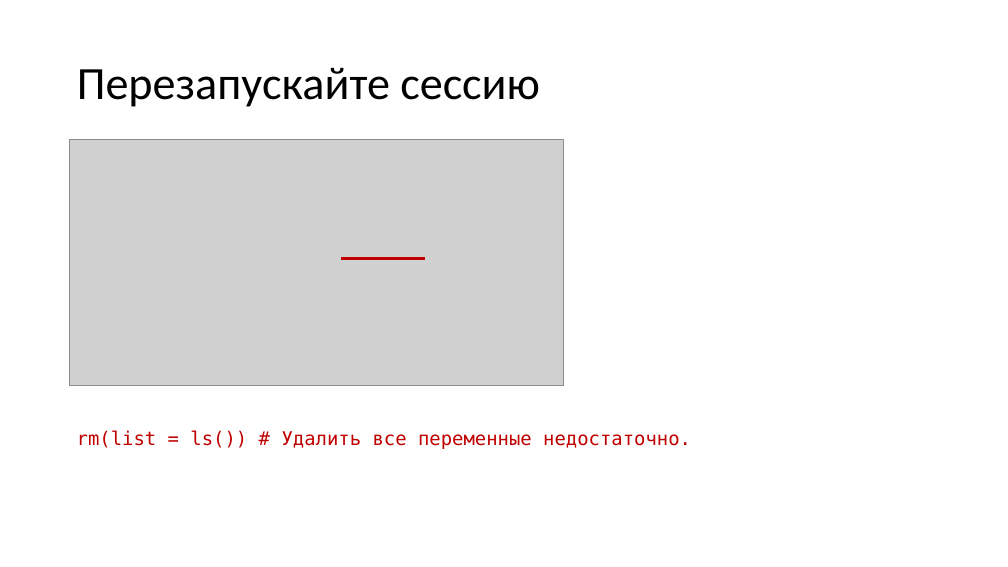
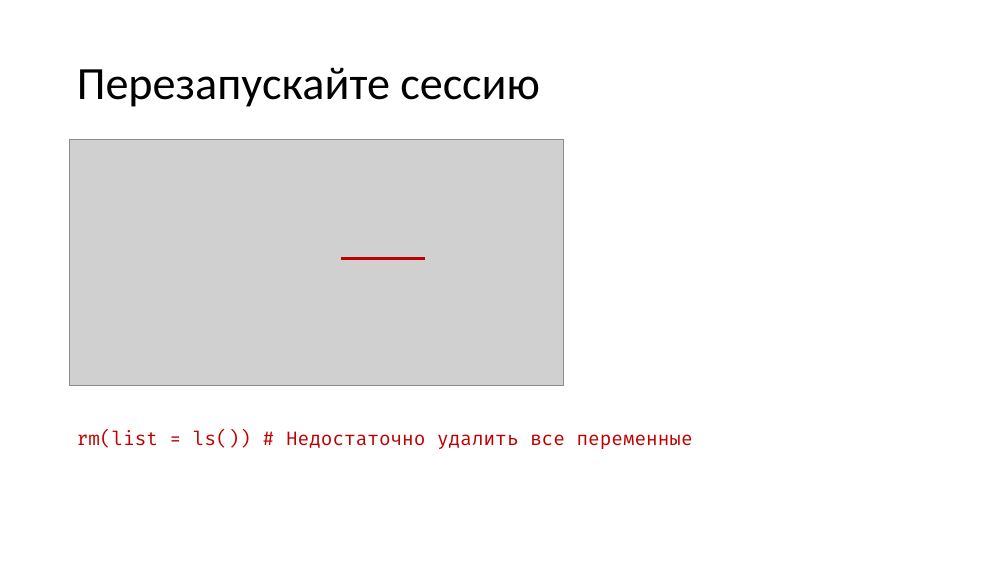
Before and after one commit to yoursdearboy/git-101, a slide deck: slide 7 of slides.pptx (slide 41 before the commit). Drawn at 1008x567 pixels with LibreOffice and Linux fonts; fonts in the diff are those of the drawing; grey boxes stand for pictures. Boxes give left, top, right and bottom in pixels: in the first picture for what was removed or moved away, otherwise in the second. Text is boxed around its words. In the diff, an @@ line names an element or a change of style, - is before the commit and + after.

```diff
--- a/slides.pptx
+++ b/slides.pptx
@@ text at (77, 430, 693, 449): text changed; font DejaVu Sans Mono to Fira Code @@
-rm(list = ls()) # Удалить все переменные недостаточно.
+rm(list = ls()) # Недостаточно удалить все переменные
```
Also in this commit, not shown: 36 other slides changed, 20 slides added, 11 slides removed, 2 other files.
